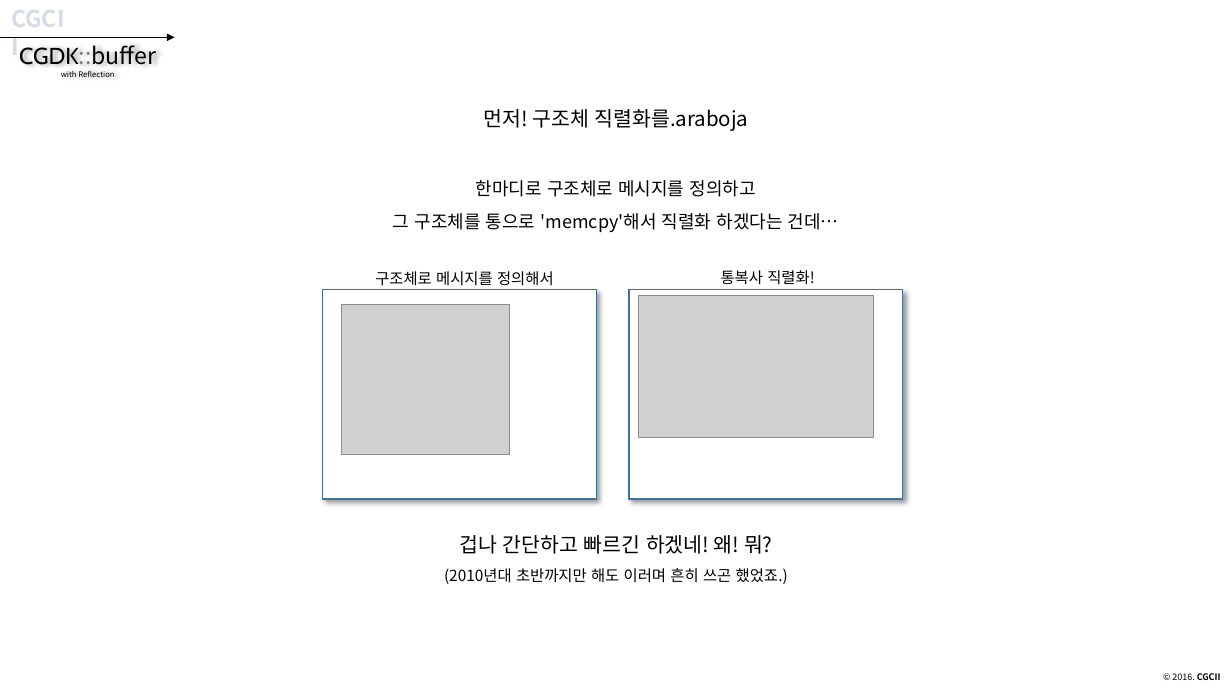
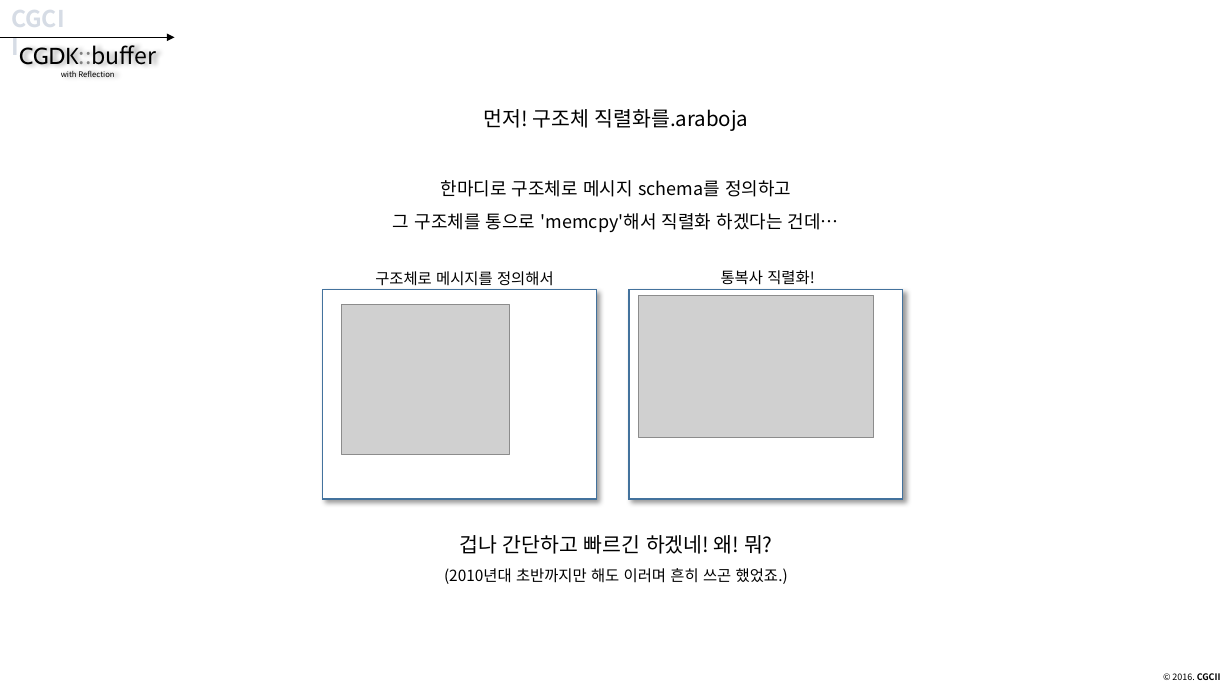
Before and after one commit to CGLabs/CGDK.buffer, a slide deck: slide 23 of C++/document/intruduce_CGDK.buffer.pptx. Drawn at 1232x693 pixels with LibreOffice and Linux fonts; fonts in the diff are those of the drawing; grey boxes stand for pictures. Boxes give left, top, right and bottom in pixels: in the first picture for what was removed or moved away, otherwise in the second. Text is boxed around its words. In the diff, an @@ line names an element or a change of style, - is before the commit and + after.

```diff
--- a/C++/document/intruduce_CGDK.buffer.pptx
+++ b/C++/document/intruduce_CGDK.buffer.pptx
@@ text at (x1=441, y1=180, x2=791, y2=197): text changed @@
-한마디로 구조체로 메시지를 정의하고
+한마디로 구조체로 메시지 schema를 정의하고
```
Also in this commit, not shown: 3 other slides changed.
